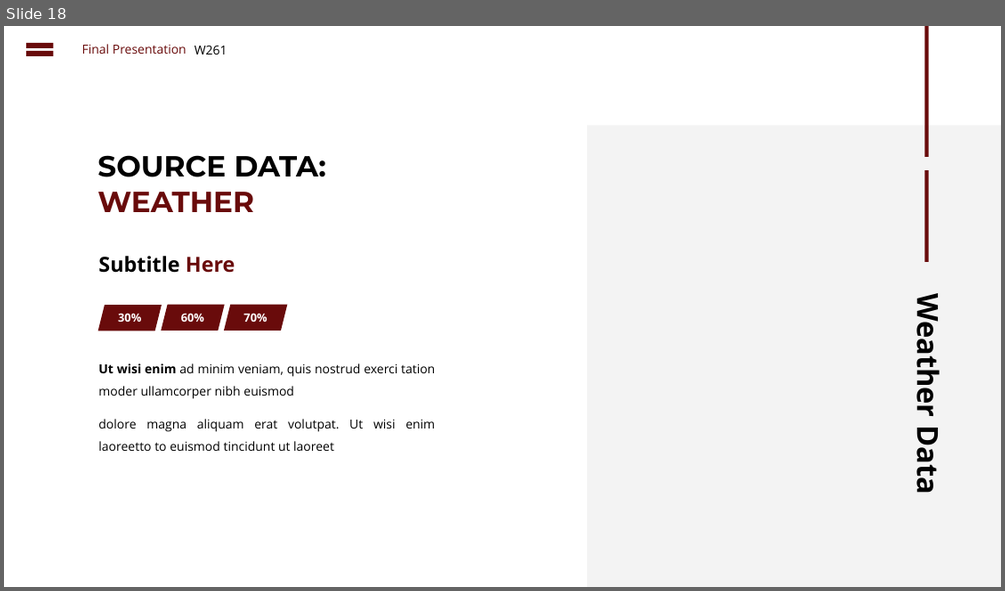
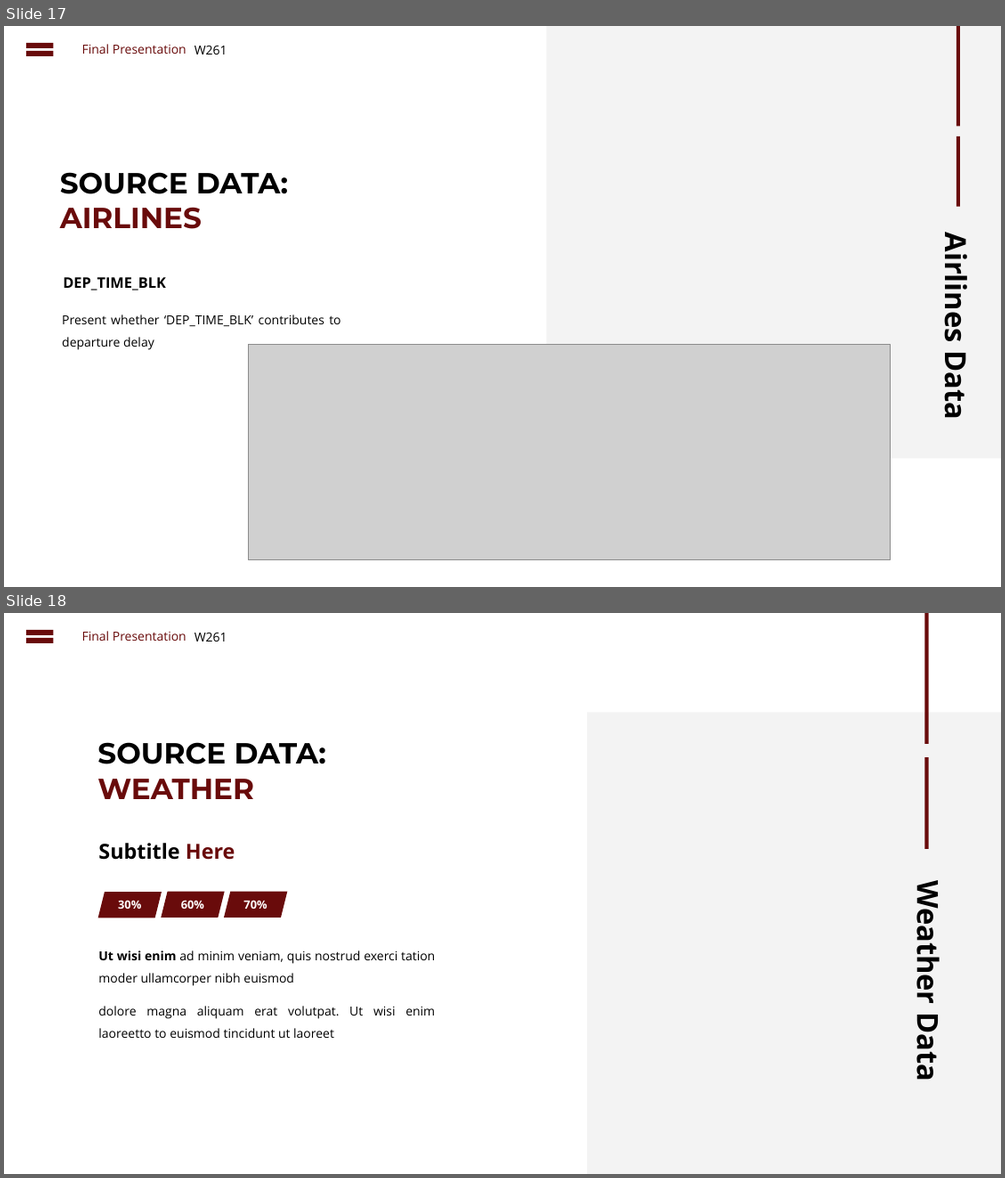
Before and after one commit to cbenge509/flightsontime, a slide deck: presentation/Delayed Flights Prediction - Final.pptx. Shown one above the other, each under a label of ours: slide 18 before the commit, slides 17 and 18 after it. The pictures are 1005x591 and 1005x1178 pixels, drawn with LibreOffice and Linux fonts; fonts in the diff are those of the drawing; grey boxes stand for pictures. Boxes give left, top, right and bottom in pixels: in the first picture for what was removed or moved away, otherwise in the second. Text is boxed around its words. In the diff, an @@ line names an element or a change of style, - is before the commit and + after.

```diff
--- a/presentation/Delayed Flights Prediction - Final.pptx
+++ b/presentation/Delayed Flights Prediction - Final.pptx
@@ slide 17 added at bbox=[4, 26, 1001, 587], background #FFFFFF @@
@@ math equal added at bbox=[21, 38, 57, 61], fill #690B0B @@
@@ text added at bbox=[82, 44, 186, 54], 12 pt, text #690B0B @@
+Final Presentation
@@ text added at bbox=[194, 46, 227, 54], 12 pt, text #000000 @@
+W261
@@ rectangle added at bbox=[546, 26, 1001, 459], fill #F2F2F2 at 90% opacity @@
@@ rectangle added at bbox=[956, 26, 961, 127], fill #690B0B @@
@@ rectangle added at bbox=[956, 136, 961, 206], fill #690B0B @@
@@ text added at bbox=[60, 172, 288, 229], 28 pt, text #000000, bold @@
+SOURCE DATA:
+AIRLINES
@@ text added at bbox=[937, 243, 976, 418], 28 pt, text #000000, bold @@
+Airlines Data
@@ text added at bbox=[63, 277, 166, 290], 14 pt, text #000000, bold @@
+DEP_TIME_BLK
@@ text added at bbox=[62, 314, 340, 350], 12 pt, text #000000 @@
+Present whether ‘DEP_TIME_BLK’ contributes to departure delay
@@ picture added at bbox=[249, 344, 890, 559] @@
```
Also in this commit, not shown: 4 slides changed, 1 other slide added, 2 slides removed.
